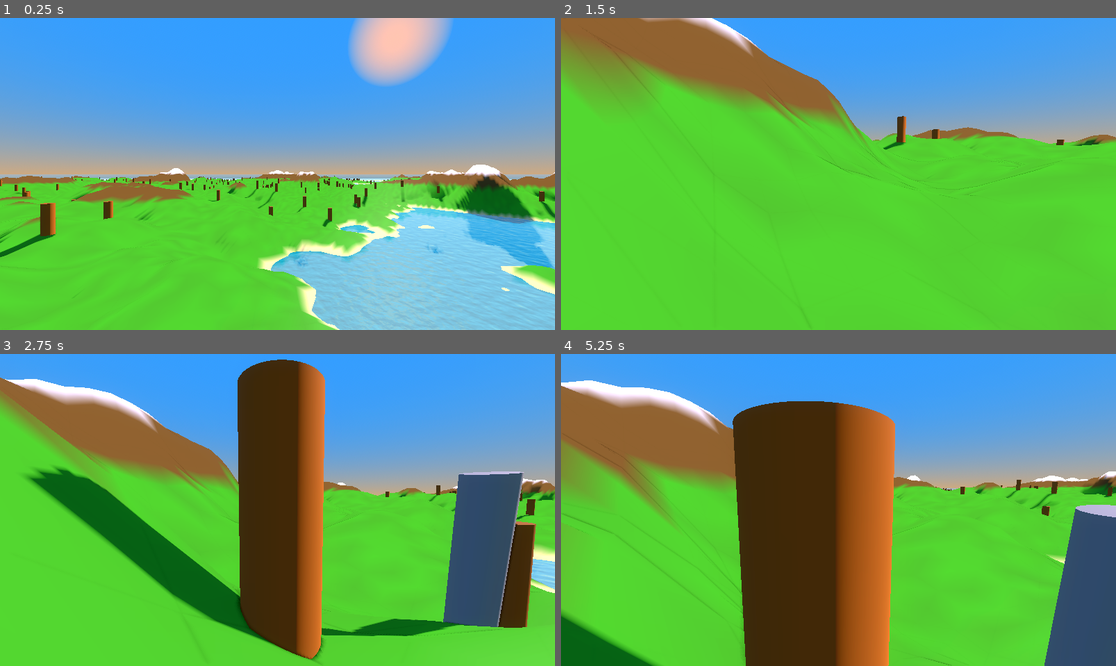
Above: before the commit, frames 1-4 (two rows, left to right).
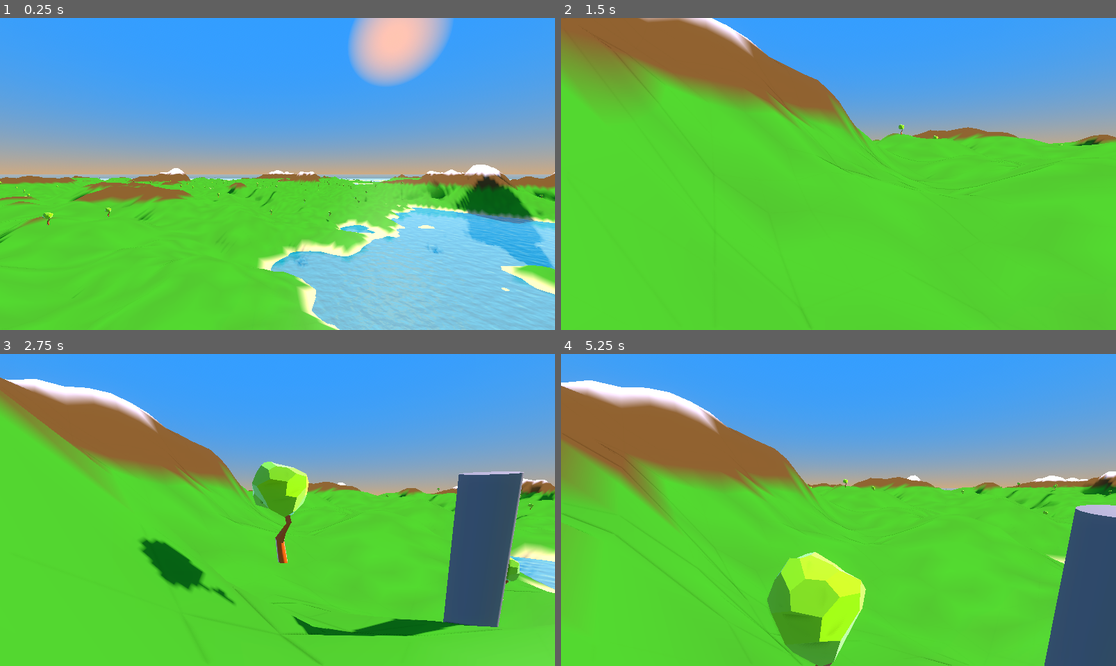
Above: after the commit, the same moments.

Repository: LeonardoLeporati7/Procedural-safari
Game: Godot game, scene res://node_2d.tscn
Same seed, same stepped clock (60 frames per second), same inputs: the game is played once before the commit and once after it.
Inputs (mouse positions are in pixels of both pictures, inside the frame that each line leads up to):
- Up to frame 1 (0.25 s): no input
- Up to frame 2 (1.5 s): tap Enter (ui_accept) at 0.5, 0.77 s; move the mouse to (960, 158) at 0.52 s; hold Right (ui_right) 0.53-1.28 s; hold A (a) 0.53-1.28 s; click (960, 158) at 0.67 s; tap D (d) at 0.8, 1.35 s; move the mouse to (810, 174) at 1.27 s; hold Up (ui_up) from 1.28 s (still down)
- Up to frame 3 (2.75 s): keep holding Up (ui_up); tap Enter (ui_accept) at 1.52, 2 s; tap S (s) at 1.55 s; move the mouse to (288, 503) at 2.02 s; hold S (s) from 2.03 s (still down); tap W (w) at 2.3 s
- Up to frame 4 (5.25 s): keep holding Up (ui_up); move the mouse to (832, 516) at 2.77 s; release S (s) at 2.78 s; tap W (w) at 2.85 s; click (832, 516) at 2.92 s; tap Enter (ui_accept) at 3.02, 3.77, 4.52 s; tap A (a) at 3.05 s; move the mouse to (877, 513) at 3.52 s; hold A (a) 3.53-4.28 s; tap D (d) at 3.8 s; move the mouse to (794, 506) at 4.27 s; tap Ctrl (ctrl) at 4.35 s; tap S (s) at 4.55 s; move the mouse to (844, 510) at 5.02 s; hold D (d) from 5.03 s (still down); click (844, 510) at 5.17 s

The runs differ from the first frame. In frame 1, 1.2% of the frame differs, in the area x 0-100%, y 50-77%; in frame 2, 0.2%; in frame 3, 20%; in frame 4, 25%, in the area x 0-100%, y 15-100%.

Commit message:
Use GLTF tree model for scattering
Replace the procedural cylinder used as a tree with an imported GLTF model and add the model assets. Adds tree1.glb / Untitled.gltf / Untitled.bin and their import metadata. Updates scatter.gd: introduce _find_mesh(node) helper, preload and instantiate the GLTF scene, extract the Mesh from the MeshInstance3D, and free the temporary instance so the extracted mesh is used for scattering. Updates scatter.tscn to include a StaticBody3D and CollisionShape3D for the tree. This enables using the authored tree geometry (and collision) instead of a simple cylinder primitive.

Diff:
--- a/pistolo/Scripts/scatter.gd
+++ b/pistolo/Scripts/scatter.gd
@@ -5,6 +5,15 @@
 @export var hp_max      : float = 0.55
 @export var dist_max    : float = 0.78   # non oltre questo raggio (0=centro, 1=bordo)
 @export var min_dist    : float = 2.0    # distanza minima tra alberi — più alto = meno fitti
+
+
+func _find_mesh(node: Node) -> MeshInstance3D:
+	if node is MeshInstance3D:
+		return node
+	for c in node.get_children():
+		var r := _find_mesh(c)
+		if r: return r
+	return null
 
 
 func apply_scatter(vertices: PackedVector3Array, terrain_size: float, terrain_height: float) -> void:
@@ -16,15 +25,15 @@
 		if hp >= hp_min and hp <= hp_max and dist <= dist_max:
 			candidates.append(v)
 
-	# Mesh albero: cilindro verde
-	var geo := CylinderMesh.new()
-	geo.top_radius    = 0.5
-	geo.bottom_radius = 0.5
-	geo.height        = 3.0
+	# Mesh albero: caricata dal .glb
+	var scene : PackedScene = preload("res://assets/tree1/Untitled.gltf")
+	var temp  : Node3D      = scene.instantiate()
 
-	var mat := StandardMaterial3D.new()
-	mat.albedo_color = Color(0.648, 0.394, 0.143, 1.0)
-	geo.surface_set_material(0, mat)
+	add_child(temp)
+	var mi  := _find_mesh(temp)
+	var geo := mi.mesh
+	remove_child(temp)
+	temp.queue_free()
 
 	# Piazza alberi rispettando la distanza minima
 	var tempArr := Array(candidates)
--- a/pistolo/scatter.tscn
+++ b/pistolo/scatter.tscn
@@ -2,7 +2,15 @@
 
 [ext_resource type="Script" uid="uid://cmt7fcympfqlb" path="res://Scripts/scatter.gd" id="1_pbtgg"]
 
+[sub_resource type="CylinderShape3D" id="CylinderShape3D_22yxv"]
+height = 1.0161133
+radius = 0.05078125
+
 [node name="Scatter" type="Node3D" unique_id=1702862541]
 script = ExtResource("1_pbtgg")
 
-[node name="MeshInstance3D" type="MeshInstance3D" parent="." unique_id=685464591]
+[node name="tree2" type="StaticBody3D" parent="." unique_id=620293817]
+
+[node name="CollisionShape3D" type="CollisionShape3D" parent="tree2" unique_id=1193429305]
+transform = Transform3D(1, 0, 0, 0, 1, 0, 0, 0, 1, -0.0022789687, 0.50807023, 0.023759976)
+shape = SubResource("CylinderShape3D_22yxv")
Binary file added: pistolo/assets/tree1.glb
Not shown, added: pistolo/assets/tree1.glb.import
Binary file added: pistolo/assets/tree1/Untitled.bin
Not shown, added: pistolo/assets/tree1/Untitled.gltf
Not shown, added: pistolo/assets/tree1/Untitled.gltf.import
